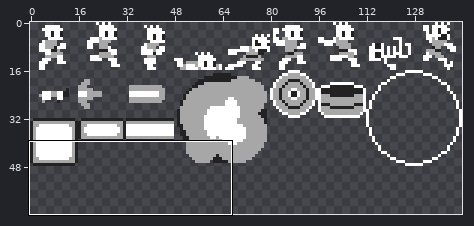
Sprite sheet, stored at assets/tilesheet.png. Above, an overview of the earlier version with the close-up marked.
Close-up. Earlier state:
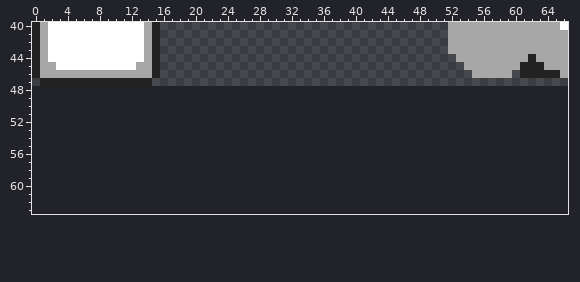
The file is 144x48 pixels. Shown: x 0..66, y 40..63. The old version is drawn lined up with the new one, on the new canvas.
The same view after the edit:
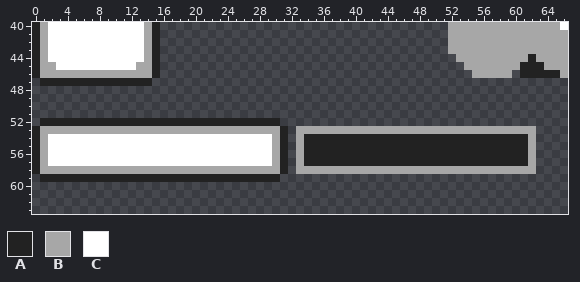
Palette (. is transparent): A #222222  B #a7a7a7  C #ffffff
Diff:
canvas 144x48 -> 144x64
Changed rows in their new state; - is an unchanged pixel.
first column x 0:
52 -AAAAAAAAAAAAAAAAAAAAAAAAAAAAAA--------------------------------
53 ABBBBBBBBBBBBBBBBBBBBBBBBBBBBBBA-BBBBBBBBBBBBBBBBBBBBBBBBBBBBBB
54 ABCCCCCCCCCCCCCCCCCCCCCCCCCCCCBA-BAAAAAAAAAAAAAAAAAAAAAAAAAAAAB
55 ABCCCCCCCCCCCCCCCCCCCCCCCCCCCCBA-BAAAAAAAAAAAAAAAAAAAAAAAAAAAAB
56 ABCCCCCCCCCCCCCCCCCCCCCCCCCCCCBA-BAAAAAAAAAAAAAAAAAAAAAAAAAAAAB
57 ABCCCCCCCCCCCCCCCCCCCCCCCCCCCCBA-BAAAAAAAAAAAAAAAAAAAAAAAAAAAAB
58 ABBBBBBBBBBBBBBBBBBBBBBBBBBBBBBA-BBBBBBBBBBBBBBBBBBBBBBBBBBBBBB
59 -AAAAAAAAAAAAAAAAAAAAAAAAAAAAAA--------------------------------
